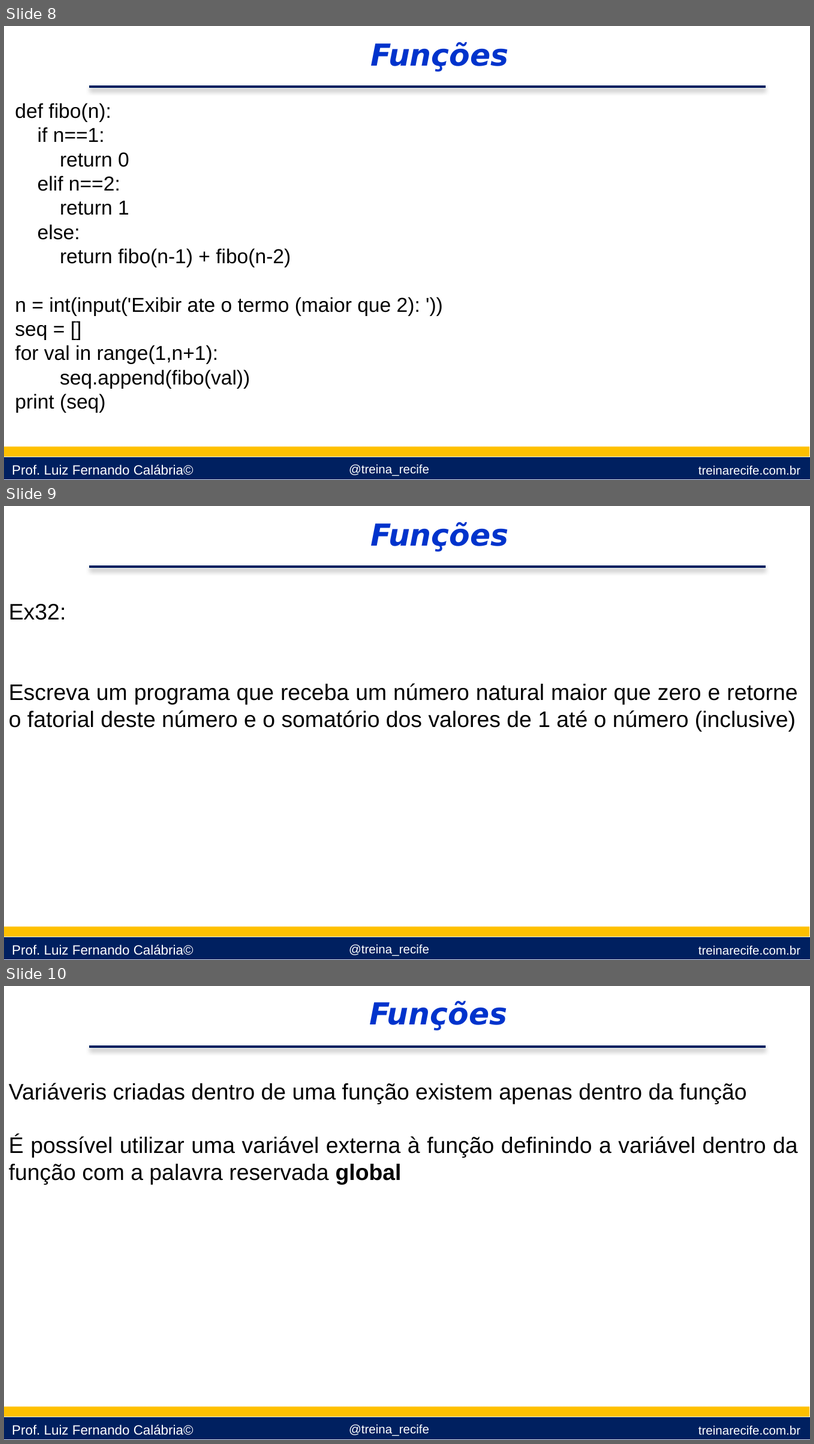
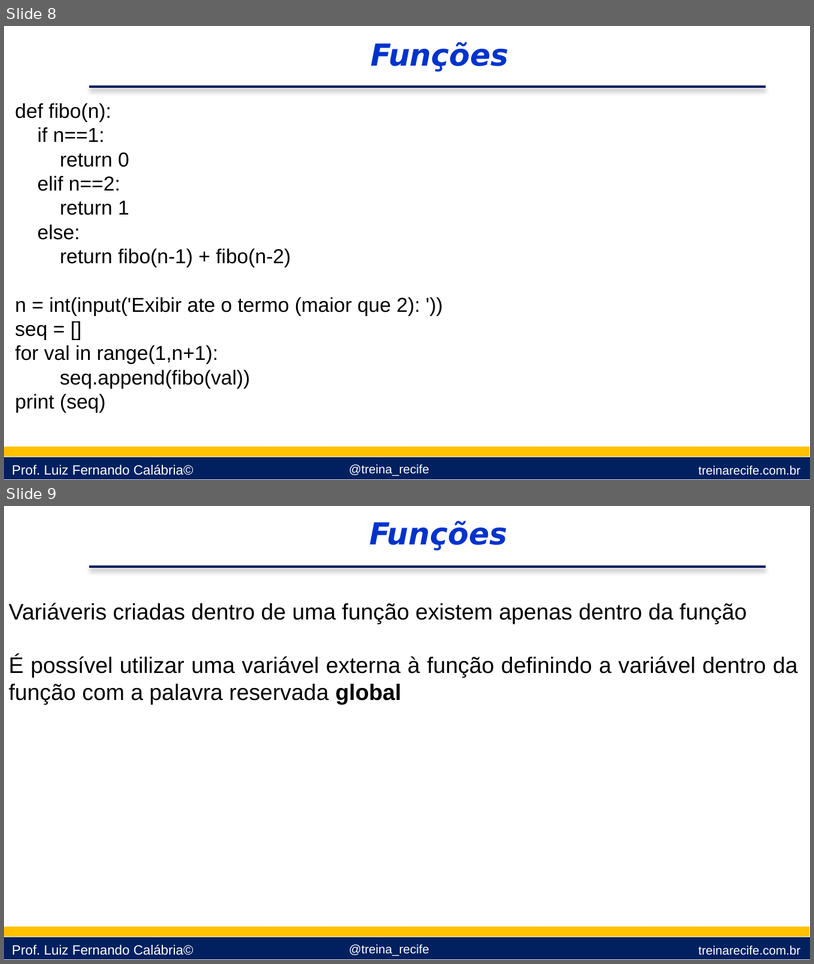
Before and after one commit to lfcalabria/pythonbasico, a slide deck: Apresentações/09 - Funçoes e Pacotes.pptx. Shown one above the other, each under a label of ours: slides 8, 9 and 10 before the commit, slides 8 and 9 after it. The pictures are 814x1444 and 814x964 pixels, drawn with LibreOffice and Linux fonts; fonts in the diff are those of the drawing; background and template pictures are left out. Boxes give left, top, right and bottom in pixels: in the first picture for what was removed or moved away, otherwise in the second. Text is boxed around its words. In the diff, an @@ line names an element or a change of style, - is before the commit and + after.

Commit message:
Tratamento de Erro e Funções

```diff
--- a/Apresentações/09 - Funçoes e Pacotes.pptx
+++ b/Apresentações/09 - Funçoes e Pacotes.pptx
@@ slide 9 removed at [4, 506, 810, 960], background #FFFFFF; not listed: 6 template elements that a slide beside it also shows @@
@@ text removed at [371, 522, 509, 552] @@
-Funções
@@ text removed at [9, 604, 798, 732] @@
-Ex32:
-Escreva um programa que receba um número natural maior que zero e retorne o fatorial deste número e o somatório dos valores de 1 até o número (inclusive)
@@ what was slide 10 is now slide 9 @@
```
Also in this commit, not shown: 2 slides added, 13 other files.
